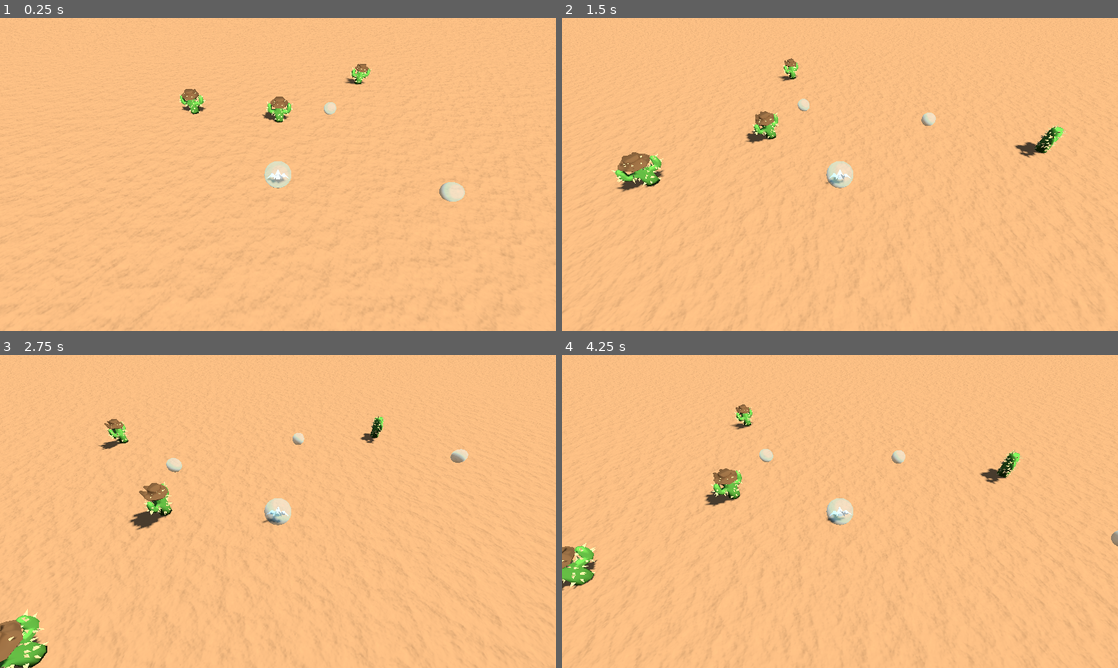
Above: before the commit, frames 1-4 (two rows, left to right).
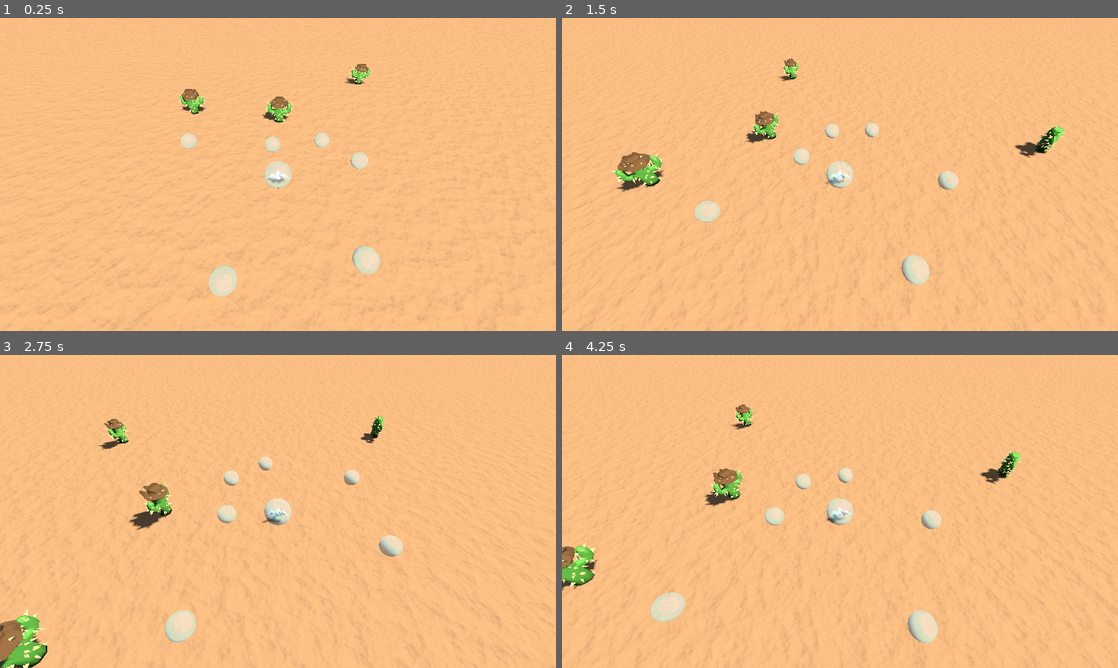
Above: after the commit, the same moments.

Repository: dicemaster5/BubbleSurvivors
Game: Godot game, scene res://scenes/world.tscn
Same seed, same stepped clock (60 frames per second), same inputs: the game is played once before the commit and once after it.
Inputs:
- Up to frame 1 (0.25 s): no input
- Up to frame 2 (1.5 s): hold D (move_right) 0.53-1.28 s; hold S (move_down) from 1.28 s (still down)
- Up to frame 3 (2.75 s): release S (move_down) at 2.03 s; hold D (move_right) from 2.03 s (still down)
- Up to frame 4 (4.25 s): release D (move_right) at 2.78 s; hold W (move_up) 2.78-3.53 s; hold A (move_left) from 3.53 s (still down)

The runs differ from the first frame. In frame 1, 1.5% of the frame differs, in the area x 32-84%, y 26-89%; in frame 2, 1.3%; in frame 3, 1.4%; in frame 4, 1.6%, in the area x 15-100%, y 30-92%.

Commit message:
bubbles can now be connected again

Diff:
--- a/project.godot
+++ b/project.godot
@@ -54,9 +54,8 @@
 
 [layer_names]
 
-3d_physics/layer_1="player"
-3d_physics/layer_2="hazard"
-3d_physics/layer_3="projectile"
-3d_physics/layer_4="enemy"
-3d_physics/layer_5="bubble"
-3d_physics/layer_6="ground"
+3d_physics/layer_1="ground"
+3d_physics/layer_2="player"
+3d_physics/layer_3="enemy"
+3d_physics/layer_4="bubble"
+3d_physics/layer_5="projectile"
--- a/scenes/collectable_bubble.tscn
+++ b/scenes/collectable_bubble.tscn
@@ -9,8 +9,9 @@
 
 [node name="CollectableBubble" type="RigidBody3D"]
 transform = Transform3D(1, 0, 0, 0, 1, 0, 0, 0, 1, 0, 0.5, 0)
-collision_layer = 16
-collision_mask = 59
+collision_layer = 8
+collision_mask = 14
+gravity_scale = 0.0
 contact_monitor = true
 max_contacts_reported = 10
 script = ExtResource("1_vtwy5")
--- a/scenes/enemy.tscn
+++ b/scenes/enemy.tscn
@@ -48,8 +48,8 @@
 }
 
 [node name="Enemy" type="CharacterBody3D"]
-collision_layer = 8
-collision_mask = 5
+collision_layer = 4
+collision_mask = 10
 script = ExtResource("1_pqivd")
 
 [node name="CollisionShape3D" type="CollisionShape3D" parent="."]
--- a/scenes/player.tscn
+++ b/scenes/player.tscn
@@ -11,7 +11,8 @@
 
 [node name="Player" type="CharacterBody3D"]
 transform = Transform3D(1, 0, 0, 0, 1, 0, 0, 0, 1, 0, 0.5, 0)
-collision_mask = 31
+collision_layer = 2
+collision_mask = 30
 script = ExtResource("1_mbgsa")
 acceleration = 0.05
 friction = 0.05
--- a/scenes/projectile.tscn
+++ b/scenes/projectile.tscn
@@ -7,8 +7,8 @@
 size = Vector3(0.312927, 0.278748, 1.17703)
 
 [node name="Projectile" type="RigidBody3D"]
-collision_layer = 4
-collision_mask = 11
+collision_layer = 16
+collision_mask = 14
 continuous_cd = true
 contact_monitor = true
 max_contacts_reported = 1
--- a/scenes/world.tscn
+++ b/scenes/world.tscn
@@ -36,6 +36,7 @@
 offset = Vector3(0, 8, 8)
 
 [node name="Player" parent="." instance=ExtResource("3_stshx")]
+collision_mask = 7
 
 [node name="Ground" type="StaticBody3D" parent="."]
 collision_layer = 32
@@ -77,19 +78,19 @@
 shadow_enabled = true
 
 [node name="CollectableBubble" parent="." instance=ExtResource("8_kk2hr")]
-transform = Transform3D(1, 0, 0, 0, 1, 0, 0, 0, 1, 8.88721, 0.5, 1.25369)
+transform = Transform3D(1, 0, 0, 0, 1, 0, 0, 0, 1, 4.8529, 0.499999, -1.16496)
 
 [node name="CollectableBubble2" parent="." instance=ExtResource("8_kk2hr")]
-transform = Transform3D(1, 0, 0, 0, 1, 0, 0, 0, 1, 6.7094, 0.5, 13.4278)
+transform = Transform3D(1, 0, 0, 0, 1, 0, 0, 0, 1, 3.44378, 0.5, 4.71196)
 
 [node name="CollectableBubble3" parent="." instance=ExtResource("8_kk2hr")]
-transform = Transform3D(1, 0, 0, 0, 1, 0, 0, 0, 1, -16.4076, 0.5, 14.7278)
+transform = Transform3D(1, 0, 0, 0, 1, 0, 0, 0, 1, -1.99841, 0.5, 5.47062)
 
 [node name="CollectableBubble4" parent="." instance=ExtResource("8_kk2hr")]
-transform = Transform3D(1, 0, 0, 0, 1, 0, 0, 0, 1, -26.4787, 0.5, -1.93453)
+transform = Transform3D(1, 0, 0, 0, 1, 0, 0, 0, 1, -5.91254, 0.5, -3.12516)
 
 [node name="CollectableBubble5" parent="." instance=ExtResource("8_kk2hr")]
-transform = Transform3D(1, 0, 0, 0, 1, 0, 0, 0, 1, 4.27459, 0.5, -7.68869)
+transform = Transform3D(1, 0, 0, 0, 1, 0, 0, 0, 1, 2.93646, 0.499999, -3.25325)
 
 [node name="CollectableBubble6" parent="." instance=ExtResource("8_kk2hr")]
-transform = Transform3D(1, 0, 0, 0, 1, 0, 0, 0, 1, -16.7245, 0.5, -0.0531261)
+transform = Transform3D(1, 0, 0, 0, 1, 0, 0, 0, 1, -0.350796, 0.500001, -2.78204)
--- a/scripts/collectable_bubble.gd
+++ b/scripts/collectable_bubble.gd
@@ -12,18 +12,19 @@
 func on_body_entered(body: Node) -> void:
 	print("Collided with ", body.name)
 	if body is PhysicsBody3D:
-		if body.collision_layer == 1:
+		if body.collision_layer == 2:
 			print("player collided!")
 			connect_to_body(body)
 			return
-		elif body.collision_layer == 16:
+		elif body.collision_layer == 8:
 			print("Bubble collided!")
 			connect_to_body(body)
 			return
+	pop_bubble()
 
 func connect_to_body(body: Node3D) -> void:
 	print("Bubble Connected! to ", body.name)
-	# freeze = true
+	freeze = true
 	reparent.call_deferred(body)
 	is_attached = true
 
Not shown, added: font/Rubik_Bubbles/RubikBubbles-Regular.ttf.import
